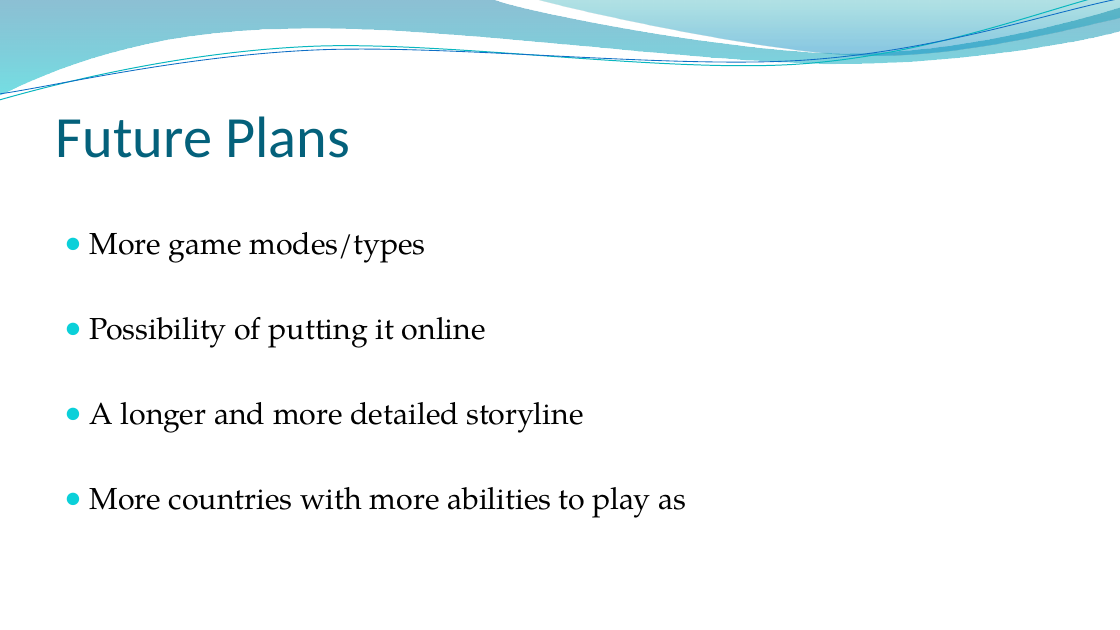
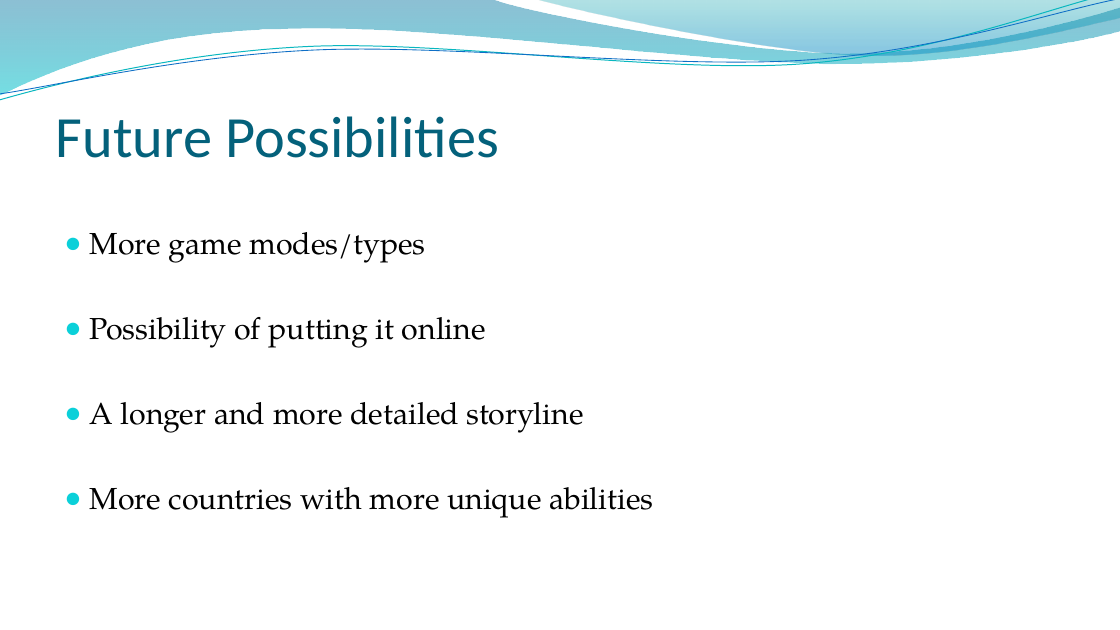
Before and after one commit to nz-Mark-Y/JavaGameProject, a slide deck: slide 7 of Group 01 Final Submission Presentation.pptx. Drawn at 1120x630 pixels with LibreOffice and Linux fonts; fonts in the diff are those of the drawing; background and template pictures are left out. Boxes give left, top, right and bottom in pixels: in the first picture for what was removed or moved away, otherwise in the second. Text is boxed around its words. In the diff, an @@ line names an element or a change of style, - is before the commit and + after.

Commit message:
Finished presentation

```diff
--- a/Group 01 Final Submission Presentation.pptx
+++ b/Group 01 Final Submission Presentation.pptx
@@ title at (56,116,499,158): text changed @@
-Future Plans
+Future Possibilities
@@ text at (89,487,653,518): text changed @@
-● More countries with more abilities to play as
+● More countries with more unique abilities
```
Also in this commit, not shown: 2 other slides changed.
